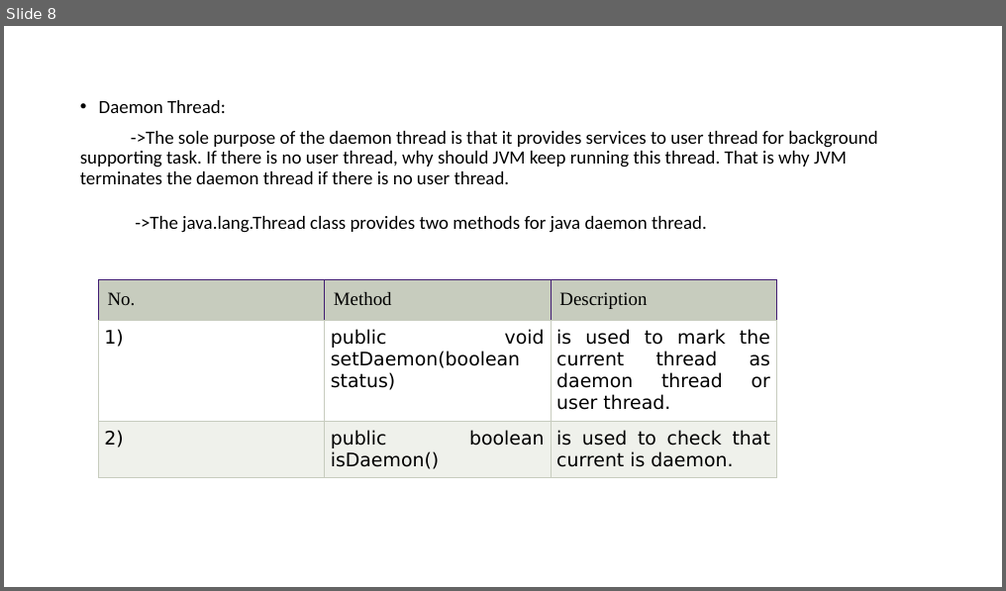
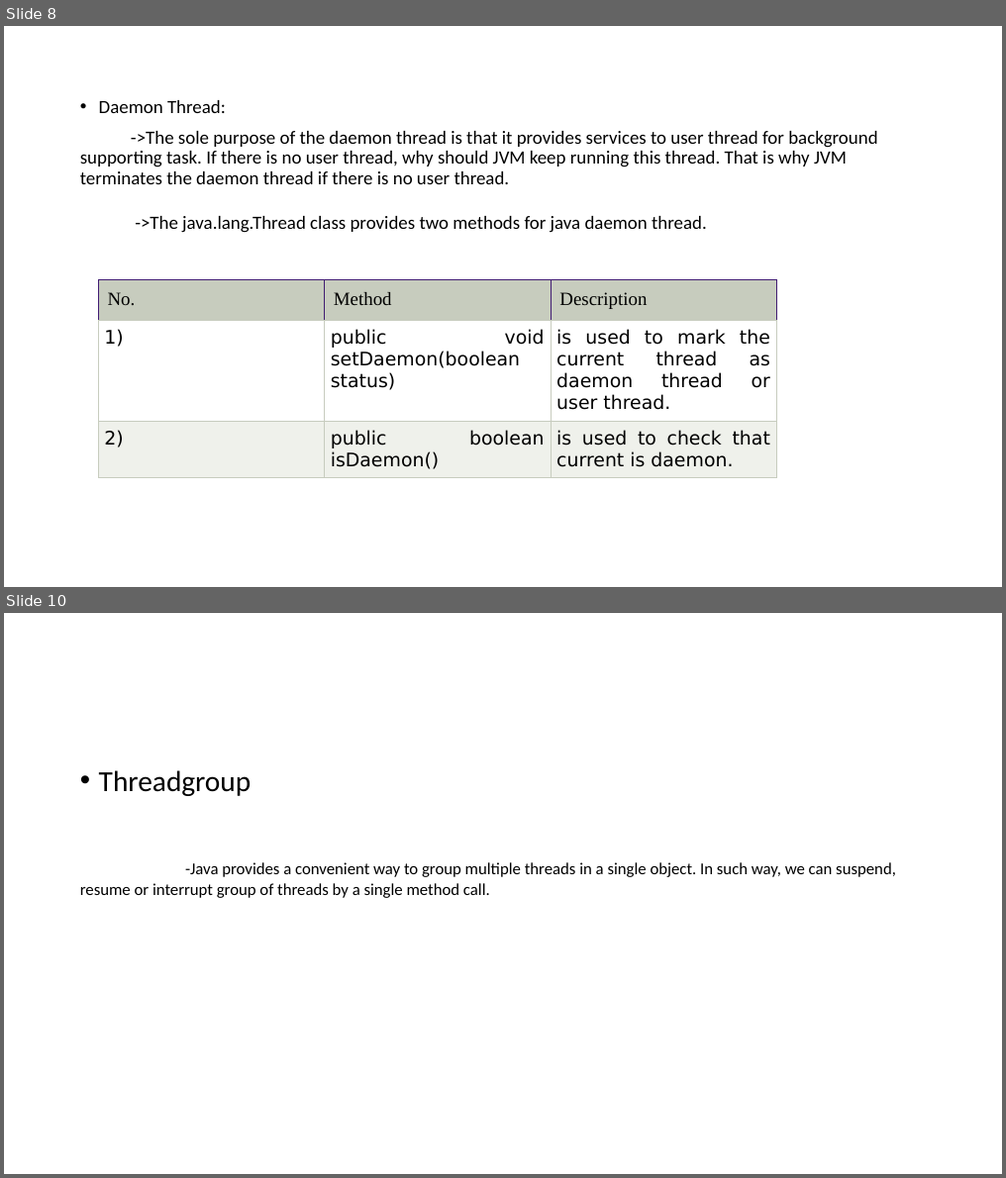
Before and after one commit to chenthilks/personal, a slide deck: Presentation1.pptx. Shown one above the other, each under a label of ours: slide 8 before the commit, slides 8 and 10 after it; the slides between them are not shown. The pictures are 1006x591 and 1006x1178 pixels, drawn with LibreOffice and Linux fonts; fonts in the diff are those of the drawing. Boxes give left, top, right and bottom in pixels: in the first picture for what was removed or moved away, otherwise in the second. Text is boxed around its words. In the diff, an @@ line names an element or a change of style, - is before the commit and + after.

```diff
--- a/Presentation1.pptx
+++ b/Presentation1.pptx
@@ slide 10 added at [4,613,1002,1174], background #FFFFFF @@
@@ text added at [80,770,896,898], 16 pt, text #000000 @@
+• Threadgroup
+-Java provides a convenient way to group multiple threads in a single object. In such way, we can suspend, resume or interrupt group of threads by a single method call.
```
Also in this commit, not shown: 5 other slides added.
